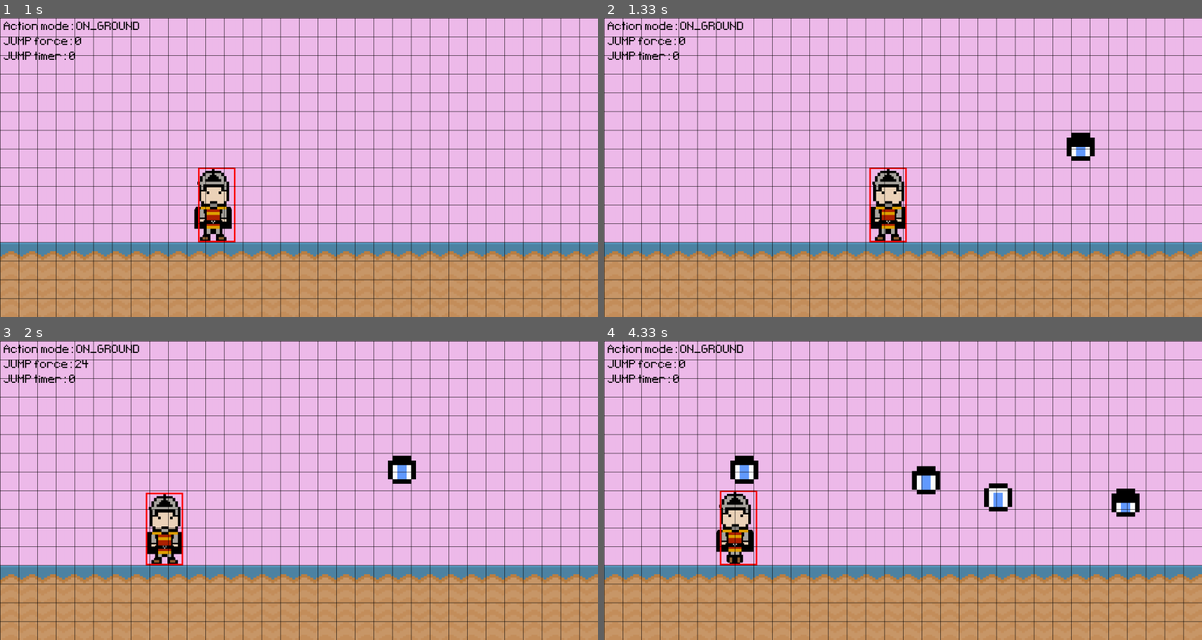
Above: before the commit, frames 1-4 (two rows, left to right).
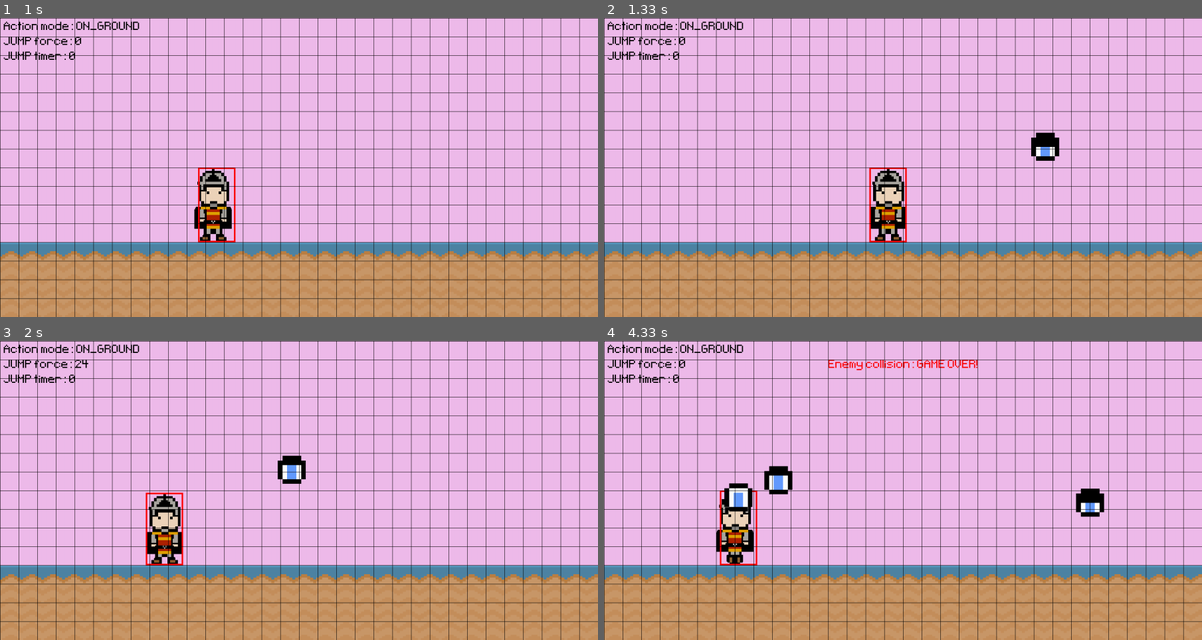
Above: after the commit, the same moments.

Repository: alo40/pygame_pininos
Game: pygame game, started from pininos_main.py
Same seed, same stepped clock (60 frames per second), same inputs: the game is played once before the commit and once after it.
Inputs:
- Up to frame 1 (1 s): hold Right 0.33-0.8 s; hold Right from 0.83 s (still down)
- Up to frame 2 (1.33 s): release Right at 1.3 s
- Up to frame 3 (2 s): hold Left 1.33-1.87 s; hold Down from 1.9 s (still down)
- Up to frame 4 (4.33 s): release Down at 2.2 s; hold Left 2.23-2.63 s; hold Right 2.67-3.3 s; hold Down 3.33-3.7 s; hold Left 3.73-4.2 s; hold Right from 4.23 s (still down)

Frame 1 is identical in both runs. In frame 2, 0.8% of the frame differs, in the area x 71-83%, y 38-48%; in frame 3, 0.8%; in frame 4, 3.2%, in the area x 20-90%, y 6-59%.

Commit message:
changed main file name (pininos_main.py)

Diff:
--- a/main_pininos.py
+++ b/pininos_main.py
@@ -2,7 +2,6 @@
 from sys import exit
 from random import randint, choice  # choice will be used to random spawn different types of enemies
 from enum import Enum
-
 
 class Hero(pg.sprite.Sprite):
 
@@ -176,13 +175,14 @@
 
         return image_crop, rect_crop
 
+
 class Enemy(pg.sprite.Sprite):
 
     def __init__(self, type):
         super().__init__()
 
         # parameters
-        self.move_speed = 5
+        self.move_speed = 10
 
         if type == 'enemy_01':
 
@@ -239,8 +239,9 @@
     JUMPING = 2
     # FALLING = 3  # not used
 
-
-# game init
+####################################################################################
+# game mode: GAME INIT
+####################################################################################
 pg.init()
 
 # set to True for game over / False for game active
